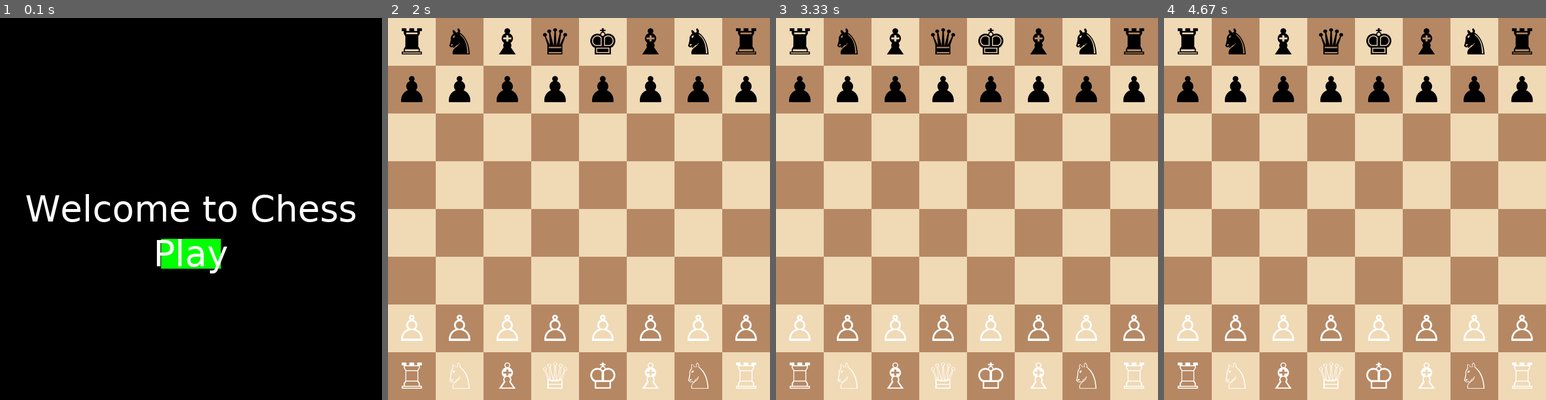
Above: before the commit, frames 1-4 (left to right).
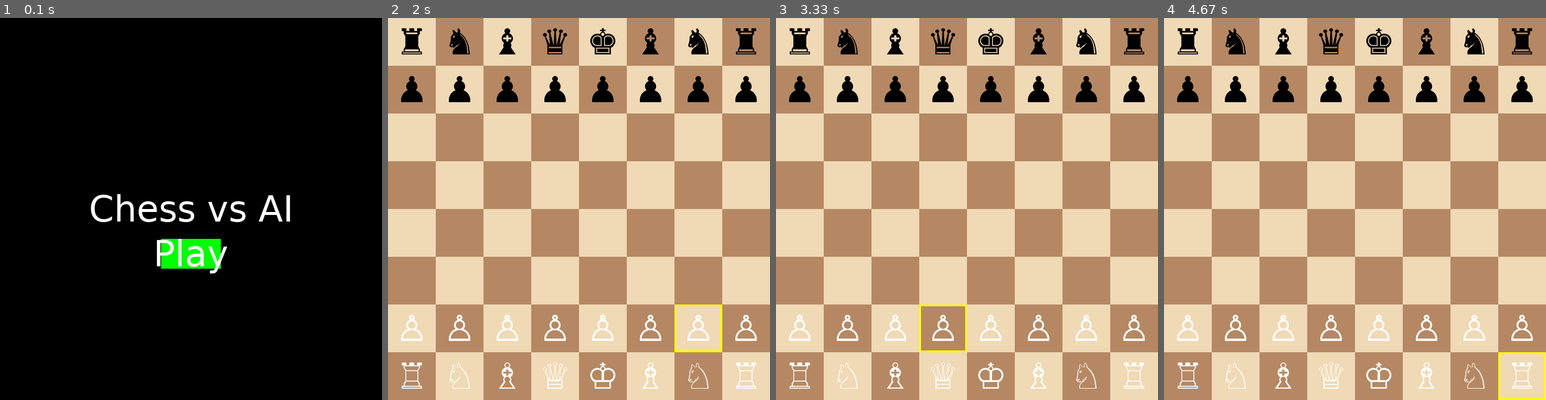
Above: after the commit, the same moments.

Repository: Agap3w/CS50p_finalProject
Game: pygame game, started from Chess_vs_AI/scacco.py
Two runs of this game, one before a commit and one after it. Both use one fixed random seed, a clock stepped at 60 frames per second and the inputs below.
Inputs (mouse positions are in pixels of both pictures, inside the frame that each line leads up to):
- Up to frame 1 (0.1 s): no input
- Up to frame 2 (2 s): click (579, 254) at 0.38 s; click (579, 235) at 0.85 s; click (720, 342) at 1.85 s
- Up to frame 3 (3.33 s): move the mouse to (947, 308) at 2.8 s; click (947, 308) at 3.08 s
- Up to frame 4 (4.67 s): move the mouse to (1500, 354) at 3.5 s; click (1500, 354) at 3.85 s

The runs differ from the first frame. In frame 1, 2.4% of the frame differs, in the area x 6-94%, y 46-54%; in frame 2, 0.2%; in frame 3, 0.2%; in frame 4, 0.2%.

Commit message:
save before hard modify the promo dynamics

Diff:
--- a/Chess_vs_AI/scacco.py
+++ b/Chess_vs_AI/scacco.py
@@ -1,11 +1,24 @@
 # TO DO:
-# aggiungo promo choice
+
+# snellisco (e metto tutta sotto game logic) la promozione
+# tolgo tutti gli hard code
+# helper per creare una square?
+# The main game loop's event processing is quite nested, could be simplified by extracting event handlers for each game state
+# The game state ("intro", "playing", "outro") could be implemented as an enum. State transitions could be more clearly defined in a dedicated method
+# No proper cleanup of Pygame resources
+# Sound resources remain loaded throughout the game's lifecycle
+# commento
 
 # MINOR:
+# differenziare outro win da outro lose
+# sistemo grafica intro e outro
+
+# VERY MINOR:
+# scelgo bianco o nero
 # aggiungere pulsante per arrendersi / chiedere la patta
-# sistemo grafica intro e outro
-
-# VERY MINOR:
+# miglioro selected square (le metto entrambe?)
+# suono mangio su en passant
+# quando sono in promo menu posso spammare il suono mmmmm
 # customizzo grafica pezzi
 # Move Highlighting: Show legal moves for the selected piece NB attivo solo dopo mossa irregolare
 # Piece Capturing Animation (Optional): Provide visual feedback for captures. gIdea= barra nera laterale in cui scorrono dal basso verso l'alto gli "spiriti" dei pezzi, con le ali che flappano e un breve bubble text tipo "was I a good {piece}"
@@ -35,22 +48,24 @@
 
                 elif event.type == pygame.MOUSEBUTTONDOWN:
                     if self.game_state == "intro":
-                        play_button = self.gui.get_play_button_rect()
+                        play_button = self.gui.get_submit_button_rect()
                         if play_button.collidepoint(event.pos):
                             self.game_state = "playing"
                             self.gui.redraw_needed = True
 
                     elif self.game_state == "playing":
                         move_info = self.game_logic.process_click(event.pos)
-                        if move_info["move"]:
-                            self.sound_manager.play_move_sounds(move_info["move"], move_info["captured_piece"], move_info["is_check"])
+                        if move_info["selected_square"] is not None:
+                            self.gui.redraw_needed = True
+                        if move_info["move"] or move_info["awaiting_promotion"]:
+                            self.sound_manager.play_move_sounds(move_info["awaiting_promotion"], move_info["captured_piece"], move_info["is_check"])
                             self.gui.redraw_needed = True
                         if self.game_logic.is_game_over():
                             self.game_state = "outro"
                             self.gui.redraw_needed = True
 
                     elif self.game_state == "outro":
-                        retry_button = self.gui.get_retry_button_rect()
+                        retry_button = self.gui.get_submit_button_rect()
                         if retry_button.collidepoint(event.pos):
                             self.game_state = "intro"
                             self.game_logic = GameLogic()  # Reset game
@@ -58,14 +73,25 @@
 
             # Update the GUI (draw the board, pieces, selected square)
             if self.gui.redraw_needed:
-                if self.game_state == "intro":
-                    self.gui.draw_intro()
-                elif self.game_state == "playing":
+                if self.game_state == "playing":
+                    self.gui.screen.fill((255, 255, 255))
+
+                    # Draw the basic board and pieces
                     self.gui.draw_board()
-                    self.gui.draw_selected_square(self.game_logic.selected_square)
                     self.gui.draw_pieces(self.game_logic.board)
+
+                    # Only draw the selected square if we're not in promotion state
+                    if not self.game_logic.awaiting_promotion:
+                        self.gui.draw_selected_square(self.game_logic.selected_square)
+
+                    # Draw promotion menu on top if needed
+                    if self.game_logic.awaiting_promotion:
+                        promotion_square = self.game_logic.get_promotion_square()
+                        if promotion_square is not None:
+                            self.gui.draw_promotion_menu(promotion_square, self.game_logic.board.turn)
+
                 elif self.game_state == "outro":
-                    self.gui.draw_outro()
+                    self.gui.draw_extra("Game Over", "Retry")
 
                 self.gui.refresh_display()  # Update the display
                 self.gui.redraw_needed = False
@@ -78,8 +104,6 @@
         self.screen = None
         self.font = None
         self.redraw_needed = True
-        self.play_button_rect = None
-        self.retry_button_rect = None
 
     def init_game(self):
         pygame.init()
@@ -96,36 +120,22 @@
                 self.font = pygame.font.Font(None, 60)  # Fallback
 
         # Draw initial board
-        self.draw_intro()
+        self.draw_extra("Chess vs AI", "Play")
         self.refresh_display()
 
-    def get_play_button_rect(self):
+    def get_submit_button_rect(self):
         return pygame.Rect(WIDTH // 2 - 50, HEIGHT // 2 + 50, 100, 50)
 
-    def get_retry_button_rect(self):
-        return pygame.Rect(WIDTH // 2 - 50, HEIGHT // 2 + 50, 100, 50)
-
-    def draw_intro(self):
+    def draw_extra(self, title, CTA):
         self.screen.fill((0, 0, 0))
-        text = self.font.render("Welcome to Chess", True, (255, 255, 255))
+        text = self.font.render(title, True, (255, 255, 255))
         self.screen.blit(text, (WIDTH // 2 - text.get_width() // 2, HEIGHT // 2 - text.get_height() // 2))
 
-        play_button = self.get_play_button_rect()
-        pygame.draw.rect(self.screen, (0, 255, 0), play_button)
-        button_text = self.font.render("Play", True, (255, 255, 255))
-        self.screen.blit(button_text, (play_button.x + (play_button.width - button_text.get_width()) // 2,
-                                     play_button.y + (play_button.height - button_text.get_height()) // 2))
-
-    def draw_outro(self):
-        self.screen.fill((0, 0, 0))
-        text = self.font.render("Game Over", True, (255, 0, 0))
-        self.screen.blit(text, (WIDTH // 2 - text.get_width() // 2, HEIGHT // 2 - text.get_height() // 2))
-
-        retry_button = self.get_retry_button_rect()
-        pygame.draw.rect(self.screen, (0, 255, 0), retry_button)
-        button_text = self.font.render("Retry", True, (255, 255, 255))
-        self.screen.blit(button_text, (retry_button.x + (retry_button.width - button_text.get_width()) // 2,
-                                     retry_button.y + (retry_button.height - button_text.get_height()) // 2))
+        submit_button = self.get_submit_button_rect()
+        pygame.draw.rect(self.screen, (0, 255, 0), submit_button)
+        button_text = self.font.render(CTA, True, (255, 255, 255))
+        self.screen.blit(button_text, (submit_button.x + (submit_button.width - button_text.get_width()) // 2,
+                                     submit_button.y + (submit_button.height - button_text.get_height()) // 2))
 
     def refresh_display(self):
         pygame.display.flip()
@@ -144,9 +154,10 @@
                              pygame.Rect(col * SQUARE_SIZE, (7 - row) * SQUARE_SIZE,
                                          SQUARE_SIZE, SQUARE_SIZE), 3)
 
-    def draw_pieces(self, board=None):
+    def draw_pieces(self, board=None, promotion_square=None):
         if board is None:
             board = chess.Board()  # Default to starting position if no board provided
+
         for square in chess.SQUARES:
             piece = board.piece_at(square)  # Get the piece at the given square
             if piece:  # If the piece exists
@@ -160,6 +171,47 @@
                 text_rect = text.get_rect(center=(col * SQUARE_SIZE + SQUARE_SIZE // 2,
                                                   (7 - row) * SQUARE_SIZE + SQUARE_SIZE // 2))
                 self.screen.blit(text, text_rect)
+
+    def draw_promotion_menu(self, square, is_white):
+        col = chess.square_file(square)
+        row = 7 if is_white else 0
+        base_y = (7 - row) * SQUARE_SIZE if is_white else row * SQUARE_SIZE
+
+        # Draw semi-transparent background overlay
+        overlay = pygame.Surface((WIDTH, HEIGHT))
+        overlay.set_alpha(128)
+        overlay.fill((0, 0, 0))
+        self.screen.blit(overlay, (0, 0))
+
+        # Draw promotion menu background
+        menu_x = col * SQUARE_SIZE
+        menu_height = 4 * SQUARE_SIZE
+        menu_rect = pygame.Rect(menu_x, base_y, SQUARE_SIZE, menu_height)
+
+        # Draw a border around the entire menu
+        pygame.draw.rect(self.screen, (100, 100, 100), menu_rect.inflate(4, 4))
+        pygame.draw.rect(self.screen, (230, 230, 230), menu_rect)
+
+        # Draw pieces
+        pieces = ['q', 'r', 'b', 'n'] if not is_white else ['Q', 'R', 'B', 'N']
+        for i, piece in enumerate(pieces):
+            piece_symbol = UNICODE_PIECES[piece]
+            color = (255, 255, 255) if is_white else (0, 0, 0)
+
+            # Draw piece background
+            piece_rect = pygame.Rect(menu_x, base_y + i * SQUARE_SIZE, SQUARE_SIZE, SQUARE_SIZE)
+            pygame.draw.rect(self.screen, (200, 200, 200) if i % 2 == 0 else (180, 180, 180), piece_rect)
+
+            # Draw piece
+            text = self.font.render(piece_symbol, True, color)
+            text_rect = text.get_rect(center=(menu_x + SQUARE_SIZE // 2,
+                                            base_y + i * SQUARE_SIZE + SQUARE_SIZE // 2))
+            self.screen.blit(text, text_rect)
+
+            # Draw separator lines
+            pygame.draw.line(self.screen, (100, 100, 100),
+                           (menu_x, base_y + i * SQUARE_SIZE),
+                           (menu_x + SQUARE_SIZE, base_y + i * SQUARE_SIZE))
 
 class SoundManager:
     def __init__(self):
@@ -191,9 +243,9 @@
         if sound_name in self.sounds:
             self.sounds[sound_name].play()
 
-    def play_move_sounds(self, move, captured_piece, is_check):
+    def play_move_sounds(self, awaiting_promotion, captured_piece, is_check):
         self.play_sound("move")
-        if move.promotion:
+        if awaiting_promotion:
             self.play_sound("promo")
         if captured_piece:
             self.play_sound("gnam")
@@ -204,6 +256,8 @@
     def __init__(self):
         self.board = chess.Board()
         self.selected_square = None  # To store the currently selected square
+        self.awaiting_promotion = False  # New flag for promotion state
+        self.promotion_move = None  # Store the potential promotion move
 
     #converte posizione del mouse in square (per localizzare click?)
     def get_square_under_mouse(self, pos):
@@ -230,18 +284,34 @@
                     return True
         return False
 
-    # helper function, return clicked square (da metter in helper appena riesco)
-    def return_square(self, square=None, move=None, captured_piece=None, is_check=False, is_promotion=False):
+    # helper function, return clicked square
+    def return_square(self, square=None, move=None, captured_piece=None, is_check=False, awaiting_promotion=False):
         return {
             'selected_square': square,
             'move': move,
             'captured_piece': captured_piece,
             'is_check': is_check,
-            'is_promotion': is_promotion
+            'awaiting_promotion': self.awaiting_promotion
         }
 
     #al click ritorna un dict: {selected_square, move, captured_piece, is_check, is_promotion}
     def process_click(self, pos):
+        if self.awaiting_promotion:
+            clicked_piece = self.get_promotion_choice(pos)
+            if clicked_piece:
+                # Create the move with the chosen promotion piece
+                move = chess.Move(
+                    self.promotion_move.from_square,
+                    self.promotion_move.to_square,
+                    promotion=clicked_piece
+                )
+                self.board.push(move)
+                self.awaiting_promotion = False
+                self.promotion_move = None
+                self.selected_square = None
+                return self.return_square(move=move, is_check=self.board.is_check())
+            return self.return_square()
+
         clicked_square = self.get_square_under_mouse(pos) #prendo una square in base alla posiz del click del mouse
         piece = self.board.piece_at(clicked_square) #il pezzo su quella casella (if any)
 
@@ -262,17 +332,41 @@
 
         #gestisco promozione pedone (per ora sempre in regina)
         if self.is_promotion(current_piece, clicked_square):
-            move = chess.Move(self.selected_square, clicked_square, promotion=chess.QUEEN)
+            self.awaiting_promotion = True
+            self.promotion_move = move
+            return self.return_square(square=self.selected_square)
 
         # Check if the move is legal
         if move in self.board.legal_moves:
             captured_piece = self.board.piece_at(clicked_square)
             self.board.push(move)
             self.selected_square = None
-            return self.return_square(move=move, captured_piece=captured_piece, is_check=self.board.is_check(), is_promotion=self.is_promotion)
+            return self.return_square(move=move, captured_piece=captured_piece, is_check=self.board.is_check())
 
         # If move is not legal, keep the selected square
         return self.return_square(square=self.selected_square)
+
+    def get_promotion_square(self):
+        """Returns the square where promotion is happening if awaiting promotion"""
+        return self.promotion_move.to_square if self.awaiting_promotion else None
+
+    def get_promotion_choice(self, pos):
+        x, y = pos
+        col = self.promotion_move.to_square % 8
+        row = 7 if self.board.turn else 0
+
+        # Check which piece was clicked
+        piece_y = (7 - row) * SQUARE_SIZE if self.board.turn else row * SQUARE_SIZE
+        if col * SQUARE_SIZE <= x <= (col + 1) * SQUARE_SIZE:
+            if piece_y <= y <= piece_y + SQUARE_SIZE:
+                return chess.QUEEN
+            elif piece_y + SQUARE_SIZE <= y <= piece_y + 2 * SQUARE_SIZE:
+                return chess.ROOK
+            elif piece_y + 2 * SQUARE_SIZE <= y <= piece_y + 3 * SQUARE_SIZE:
+                return chess.BISHOP
+            elif piece_y + 3 * SQUARE_SIZE <= y <= piece_y + 4 * SQUARE_SIZE:
+                return chess.KNIGHT
+        return None
 
 def main():
     game = ChessGame()  # Create the ChessGame instance
